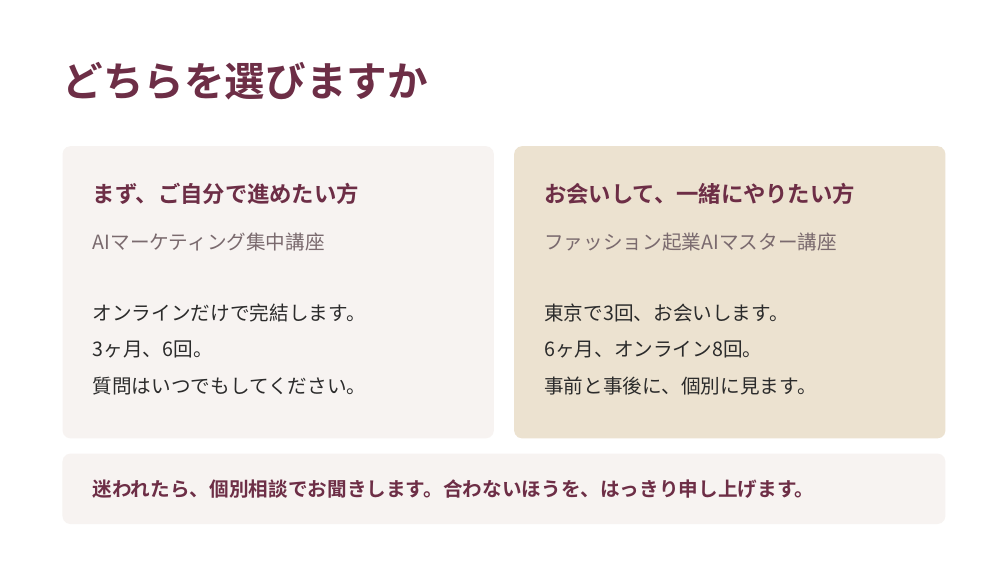
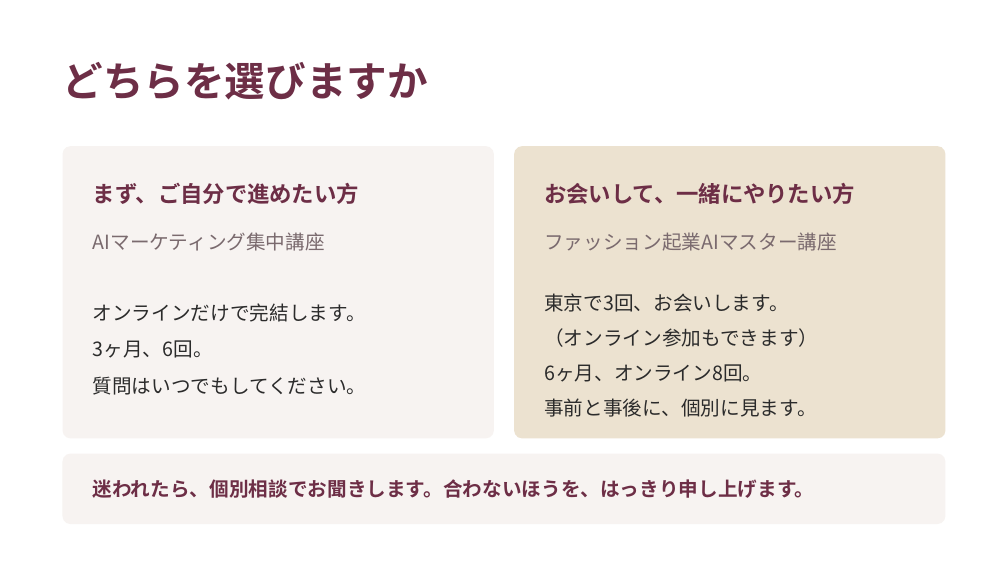
Before and after one commit to fashio17/potential-lamp, a slide deck: slide 22 of 運用/スライド/説明会_20260916.pptx. Drawn at 1008x567 pixels with LibreOffice and Linux fonts; fonts in the diff are those of the drawing. Boxes give left, top, right and bottom in pixels: in the first picture for what was removed or moved away, otherwise in the second. Text is boxed around its words. In the diff, an @@ line names an element or a change of style, - is before the commit and + after.

```diff
--- a/運用/スライド/説明会_20260916.pptx
+++ b/運用/スライド/説明会_20260916.pptx
@@ text "東京で3回、お会いします。" moved from (x1=544, y1=303, x2=816, y2=395) to (x1=544, y1=293, x2=818, y2=417) @@
@@ text at (x1=544, y1=293, x2=816, y2=417): line spacing 26pt to 25pt @@
@@ text at (x1=544, y1=328, x2=818, y2=347): paragraph added @@
+（オンライン参加もできます）
```
Also in this commit, not shown: 2 other slides changed, 5 other files.
